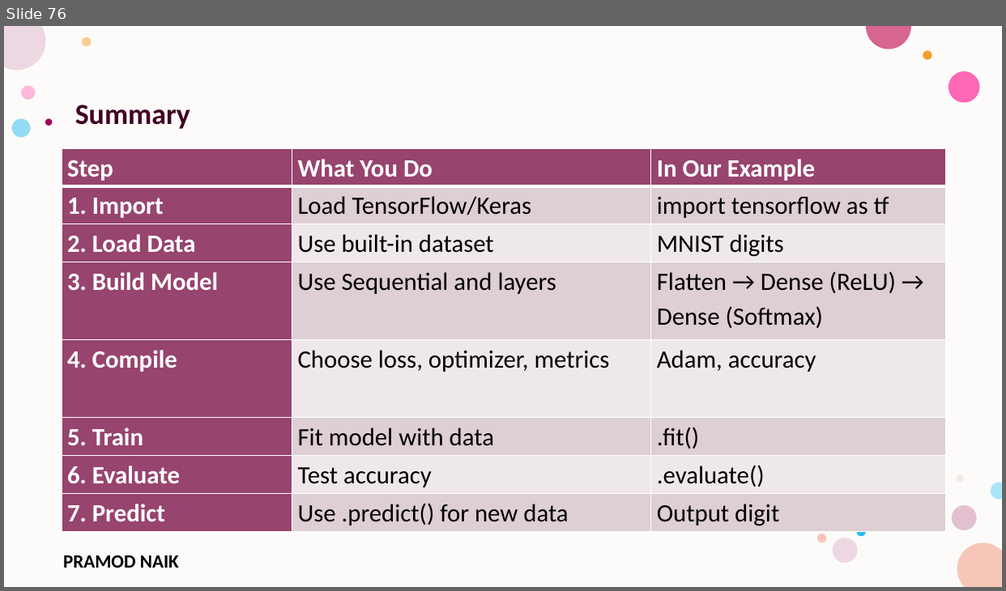
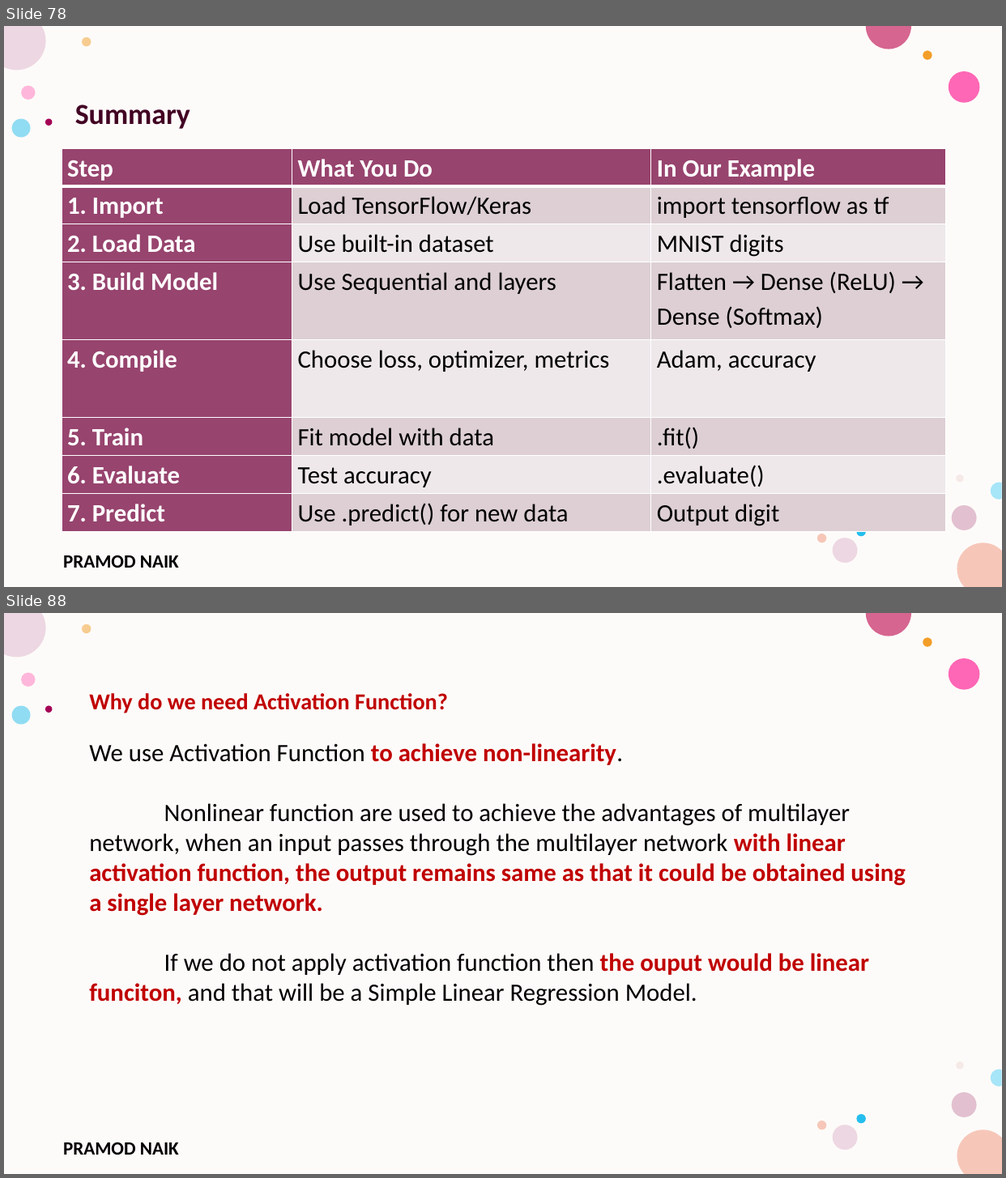
Before and after one commit to PRAMODNAIK-DEV/MCA-2nd-Sem-ML-Data-Analytics-Shridevi-College, a slide deck: Theory Class-Notes/Unit-4 Advanced Machine Learning Techniques.pptx. Shown one above the other, each under a label of ours: slide 76 before the commit, slides 78 and 88 after it; the slides between them are not shown. The pictures are 1006x591 and 1006x1178 pixels, drawn with LibreOffice and Linux fonts; fonts in the diff are those of the drawing; background and template pictures are left out. Boxes give left, top, right and bottom in pixels: in the first picture for what was removed or moved away, otherwise in the second. Text is boxed around its words. In the diff, an @@ line names an element or a change of style, - is before the commit and + after.

```diff
--- a/Theory Class-Notes/Unit-4 Advanced Machine Learning Techniques.pptx
+++ b/Theory Class-Notes/Unit-4 Advanced Machine Learning Techniques.pptx
@@ slide 88 added at box(4, 613, 1002, 1174), background #FFFFFF; not listed: 17 template elements that a slide beside it also shows @@
@@ text added at box(89, 693, 905, 1006), 24 pt, text #000000 @@
+Why do we need Activation Function?
+We use Activation Function to achieve non-linearity.
+Nonlinear function are used to achieve the advantages of multilayer network, when an input passes through the multilayer network with linear activation function, the output remains same as that it could be obtained using a single layer network.
+If we do not apply activation function then the ouput would be linear funciton, and that will be a Simple Linear Regression Model.
@@ what was slide 76 is now slide 78 @@
```
Also in this commit, not shown: 4 slides changed, 14 other slides added, 7 slides removed.
